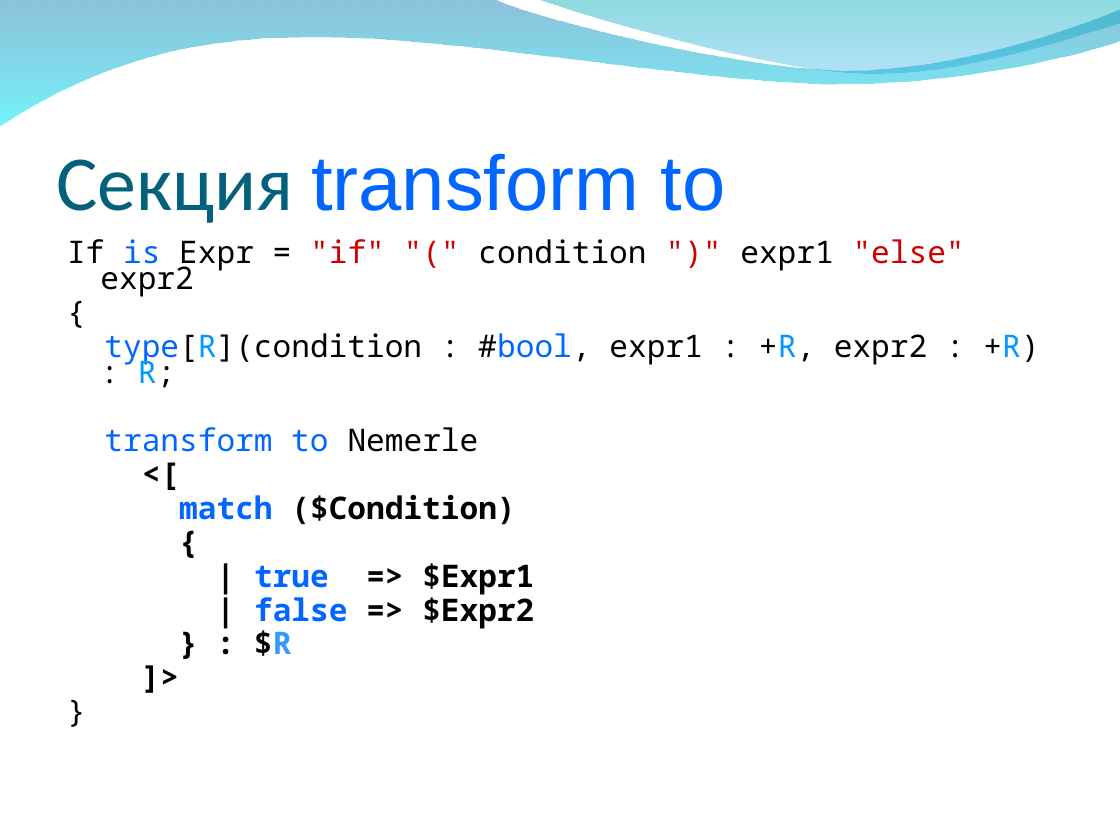
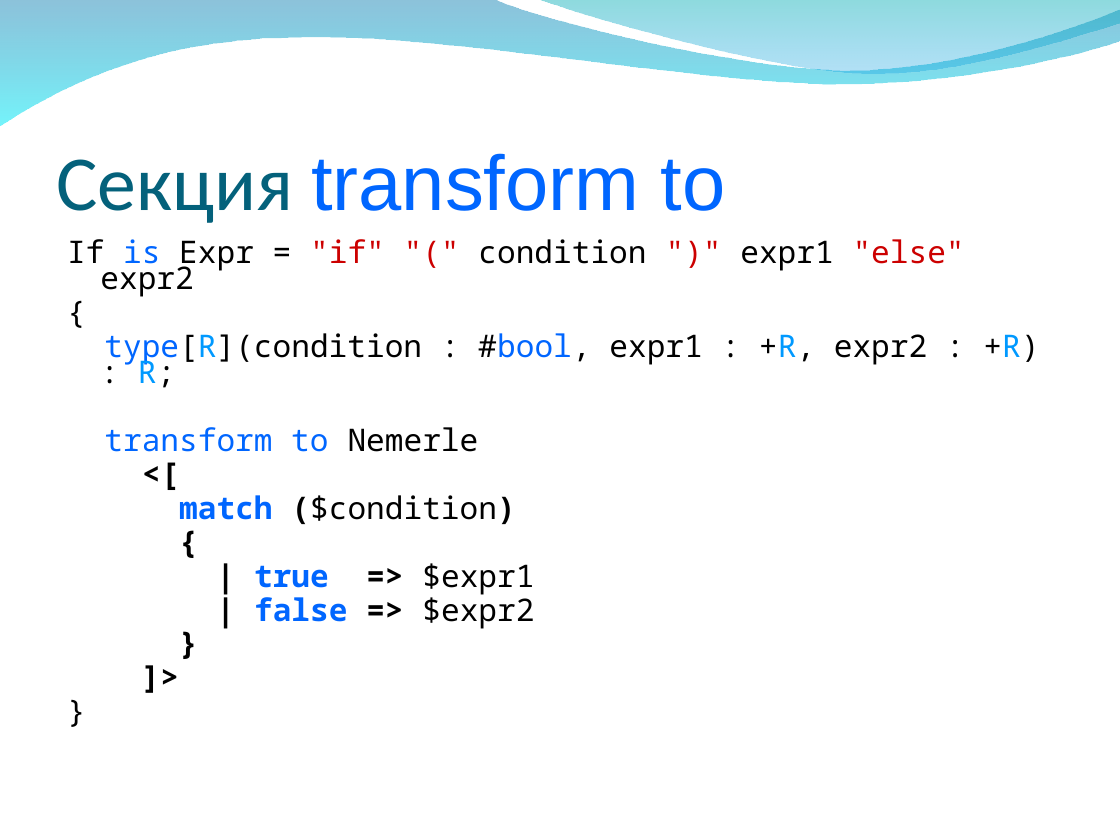
Before and after one commit to VladD2/Nemerle-Articles, a slide deck: slide 33 of N2/N2-Project/N2.ppt (slide 32 before the commit). Drawn at 1120x840 pixels with LibreOffice and Linux fonts; fonts in the diff are those of the drawing; background and template pictures are left out. Boxes give left, top, right and bottom in pixels: in the first picture for what was removed or moved away, otherwise in the second. Text is boxed around its words. In the diff, an @@ line names an element or a change of style, - is before the commit and + after.

```diff
--- a/N2/N2-Project/N2.ppt
+++ b/N2/N2-Project/N2.ppt
@@ text at (179,495,515,524): text changed; bold off @@
-match ($Condition)
+match ($condition)
@@ text at (254,563,534,629): text changed @@
-| true => $Expr1
-| false => $Expr2
-} : $R
+| true => $expr1
+| false => $expr2
+}
```
Also in this commit, not shown: 18 other slides changed, 4 slides added.
